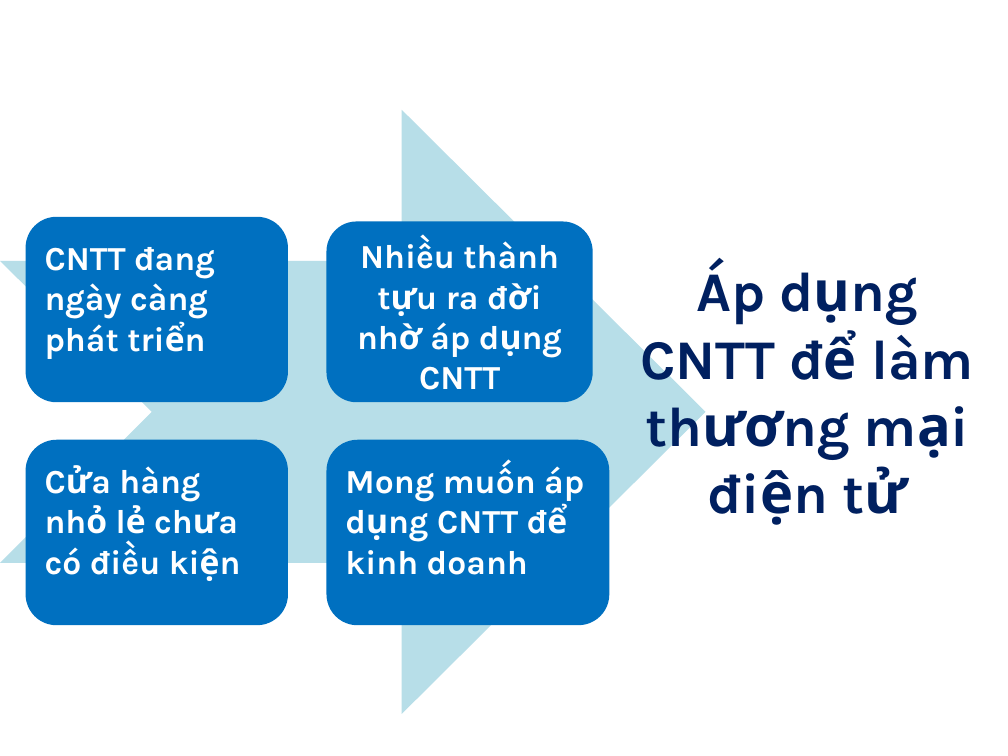
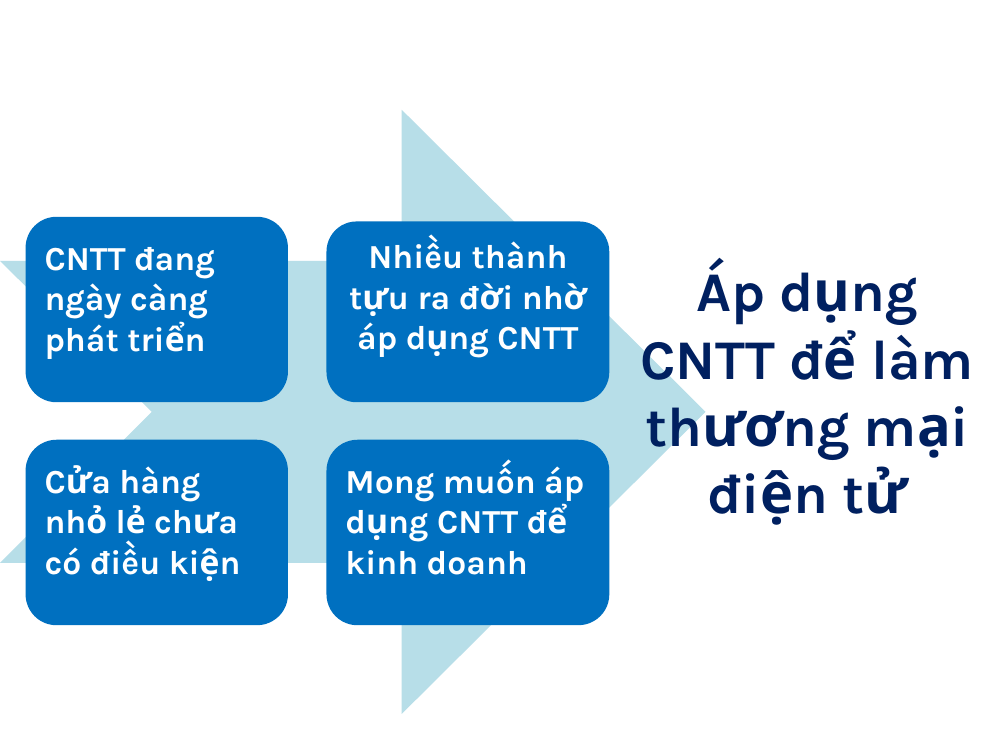
Before and after one commit to ngoctt18/web-ngocc, a slide deck: slide 3 of database/TranTuanNgoc_DoAn.pptx. Drawn at 1008x756 pixels with LibreOffice and Linux fonts; fonts in the diff are those of the drawing; background and template pictures are left out. Boxes give left, top, right and bottom in pixels: in the first picture for what was removed or moved away, otherwise in the second. Text is boxed around its words. In the diff, an @@ line names an element or a change of style, - is before the commit and + after.

```diff
--- a/database/TranTuanNgoc_DoAn.pptx
+++ b/database/TranTuanNgoc_DoAn.pptx
@@ rounded rectangle "Nhiều thành tựu ra đời ...": place and size @@
-rounded rectangle "Nhiều thành tựu ra đời ..." at (327, 222, 593, 402)
+rounded rectangle "Nhiều thành tựu ra đời ..." at (327, 222, 610, 402)
```
Also in this commit, not shown: 6 other slides changed, 7 other files.
